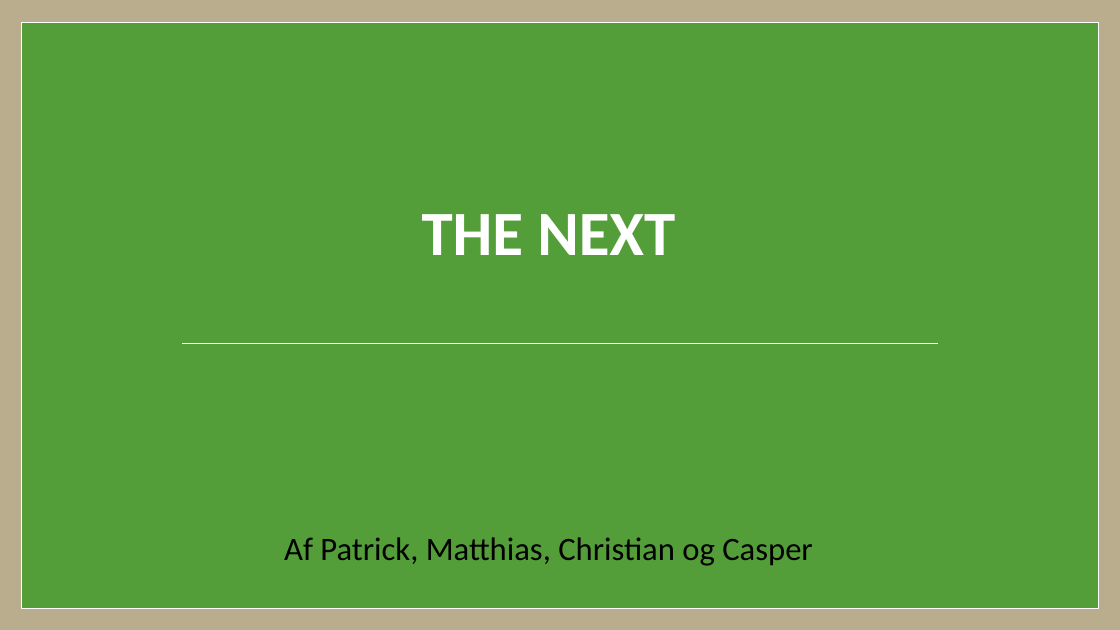
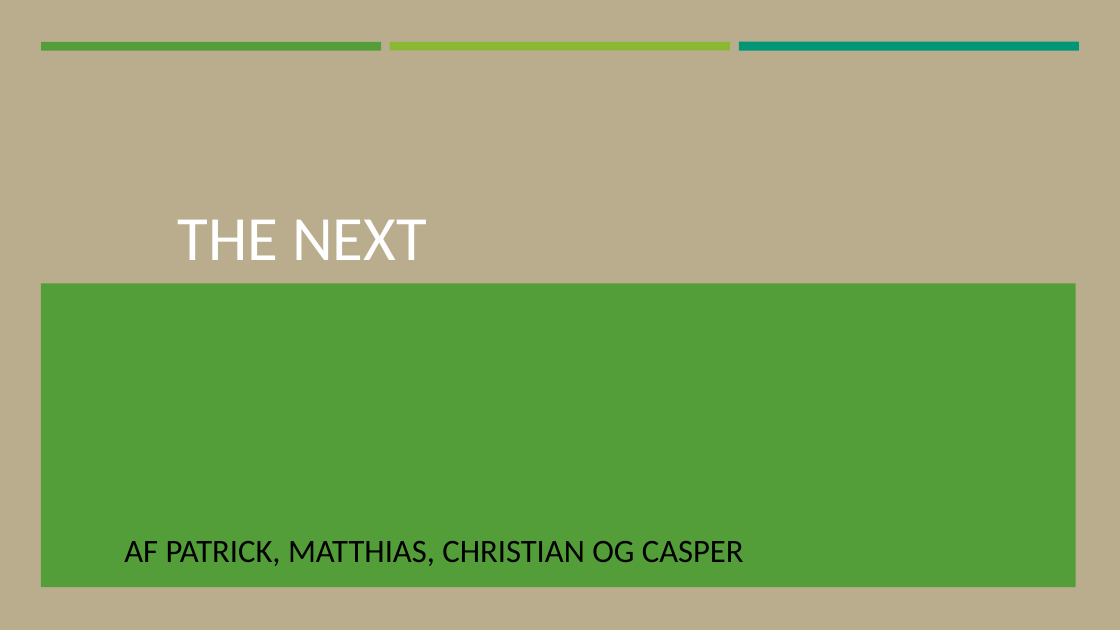
Before and after one commit to C-Strunge/3.SemesterSWD-Eksamen.Final, a slide deck: slide 1 of The Next præsentation.pptx. Drawn at 1120x630 pixels with LibreOffice and Linux fonts; fonts in the diff are those of the drawing. Boxes give left, top, right and bottom in pixels: in the first picture for what was removed or moved away, otherwise in the second. Text is boxed around its words. In the diff, an @@ line names an element or a change of style, - is before the commit and + after.

```diff
--- a/The Next præsentation.pptx
+++ b/The Next præsentation.pptx
@@ rectangle added at [41,42,381,50], fill #549E39 @@
@@ title "THE NEXT" at [177,219,427,260]: bold off; alignment centre to left; line spacing 0.85 to 1 @@
@@ rectangle added at [390,42,730,50], fill #8AB833 @@
@@ rectangle added at [739,42,1079,51], fill #029676 @@
@@ rectangle: place and size @@
-rectangle at [21,23,1098,608]
+rectangle at [41,283,1076,586]
@@ rectangle at [41,283,1076,586]: outline #FFFFFF 1 pt to none @@
@@ line removed from (181, 343) to (938, 343) @@
@@ subtitle at [124,541,744,566]: text changed @@
-Af Patrick, Matthias, Christian og Casper
+AF PATRICK, MATTHIAS, CHRISTIAN OG CASPER
```
Also in this commit, not shown: 5 other slides changed.
